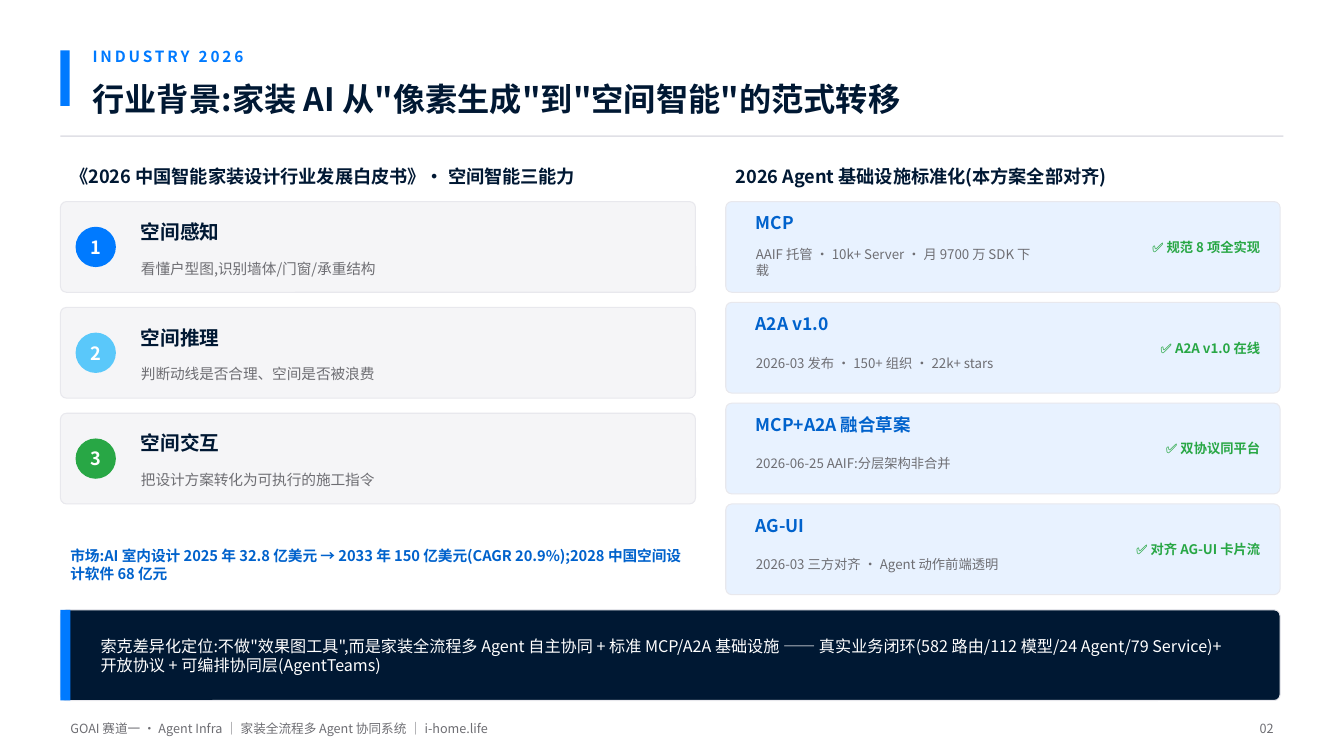
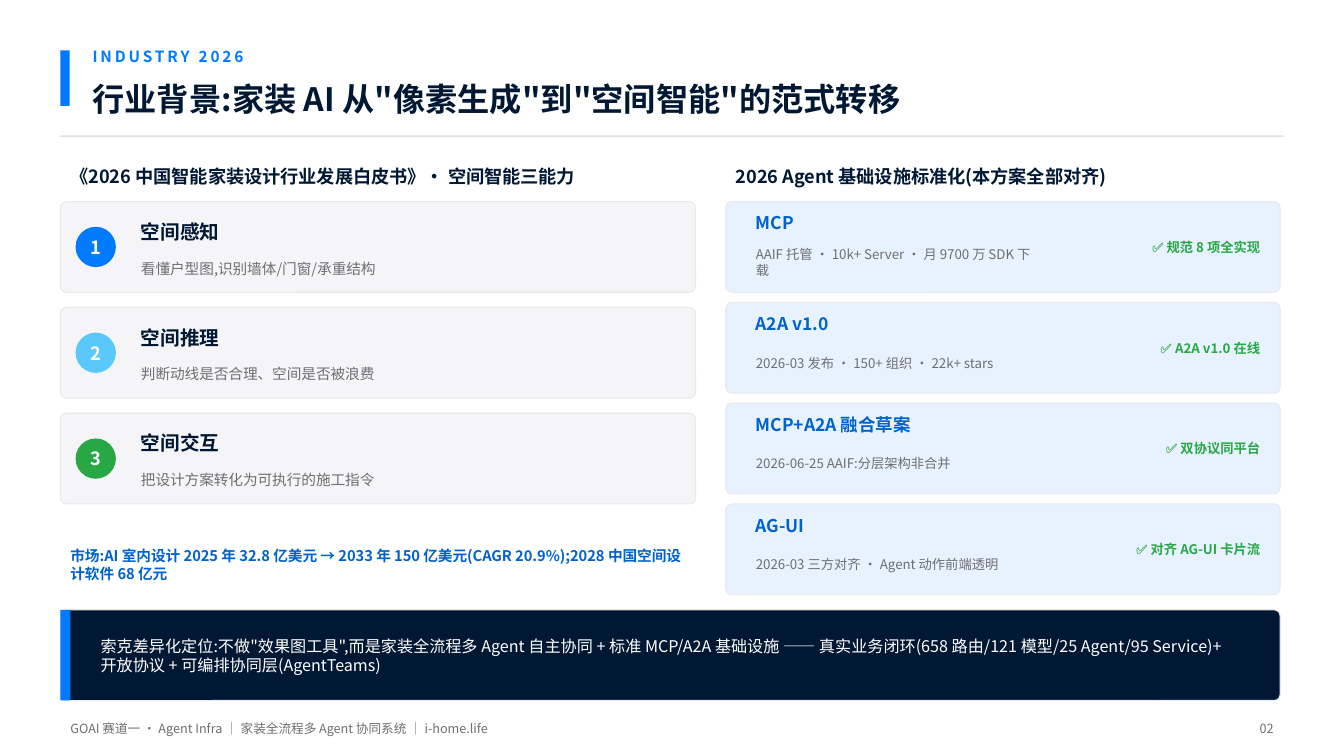
Before and after one commit to SUOKE2024/i-home.life, a slide deck: slide 2 of goai-agent-infra/ppt/GOAI初赛-家装全流程多Agent协同系统.pptx. Drawn at 1344x756 pixels with LibreOffice and Linux fonts; fonts in the diff are those of the drawing. Boxes give left, top, right and bottom in pixels: in the first picture for what was removed or moved away, otherwise in the second. Text is boxed around its words. In the diff, an @@ line names an element or a change of style, - is before the commit and + after.

```diff
--- a/goai-agent-infra/ppt/GOAI初赛-家装全流程多Agent协同系统.pptx
+++ b/goai-agent-infra/ppt/GOAI初赛-家装全流程多Agent协同系统.pptx
@@ text at box(101, 638, 1221, 675): text changed @@
-索克差异化定位:不做"效果图工具",而是家装全流程多 Agent 自主协同 + 标准 MCP/A2A 基础设施 —— 真实业务闭环(582 路由/112 模型/24 Agent/79 Service)+ 开放协议 + 可编排协同层(AgentTeams)
+索克差异化定位:不做"效果图工具",而是家装全流程多 Agent 自主协同 + 标准 MCP/A2A 基础设施 —— 真实业务闭环(658 路由/121 模型/25 Agent/95 Service)+ 开放协议 + 可编排协同层(AgentTeams)
```
Also in this commit, not shown: 13 other slides changed, 1 slide added, 44 other files.
